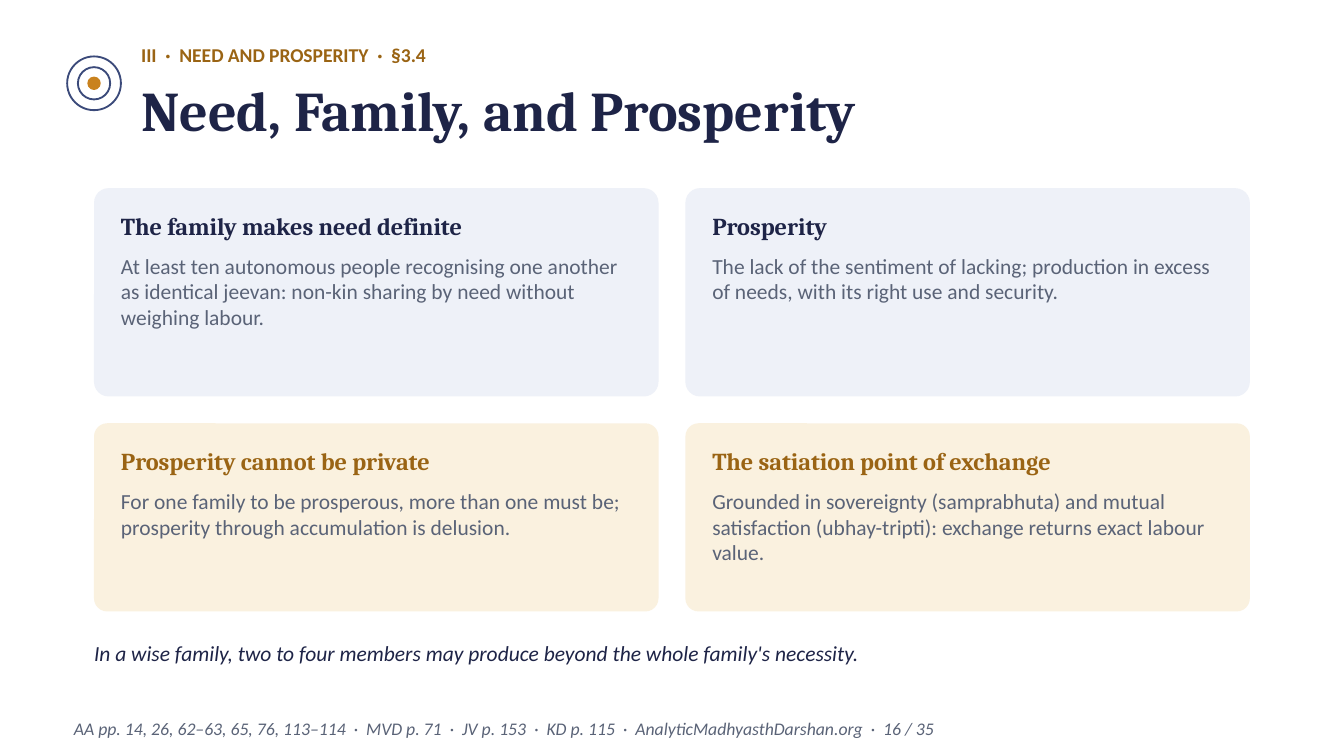
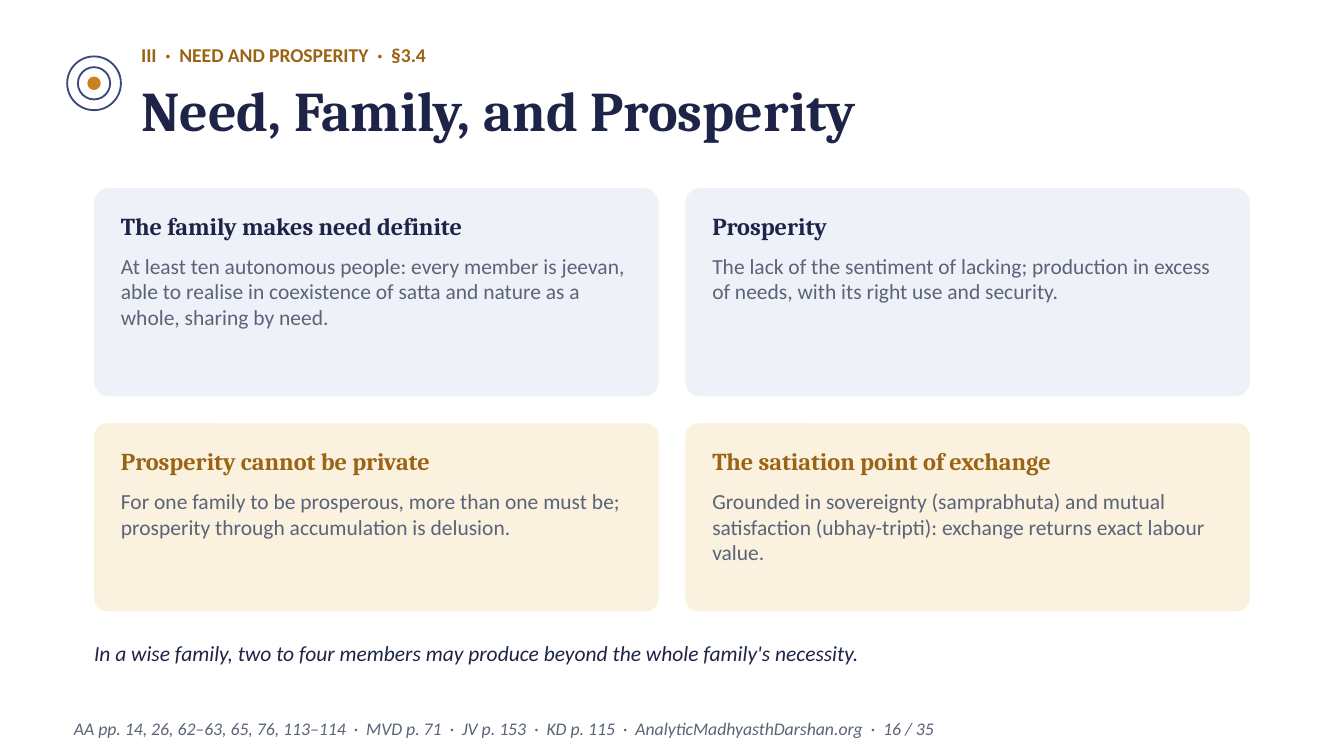
Before and after one commit to raghavamohan/AnalyticMadhyasthDarshan, a slide deck: slide 16 of Studies/Prosperity-Economics-And-Right-Use/Prosperity-Economics-And-Right-Use-Madhyasth-Darshan.pptx. Drawn at 1344x756 pixels with LibreOffice and Linux fonts; fonts in the diff are those of the drawing. Boxes give left, top, right and bottom in pixels: in the first picture for what was removed or moved away, otherwise in the second. Text is boxed around its words. In the diff, an @@ line names an element or a change of style, - is before the commit and + after.

Commit message:
Clarify jeevan realisation in satta and nature as a whole across study and decks

```diff
--- a/Studies/Prosperity-Economics-And-Right-Use/Prosperity-Economics-And-Right-Use-Madhyasth-Darshan.pptx
+++ b/Studies/Prosperity-Economics-And-Right-Use/Prosperity-Economics-And-Right-Use-Madhyasth-Darshan.pptx
@@ text at (121,259,625,329): text changed @@
-At least ten autonomous people recognising one another as identical jeevan: non-kin sharing by need without weighing labour.
+At least ten autonomous people: every member is jeevan, able to realise in coexistence of satta and nature as a whole, sharing by need.
```
Also in this commit, not shown: 2 other slides changed, 14 other files.
